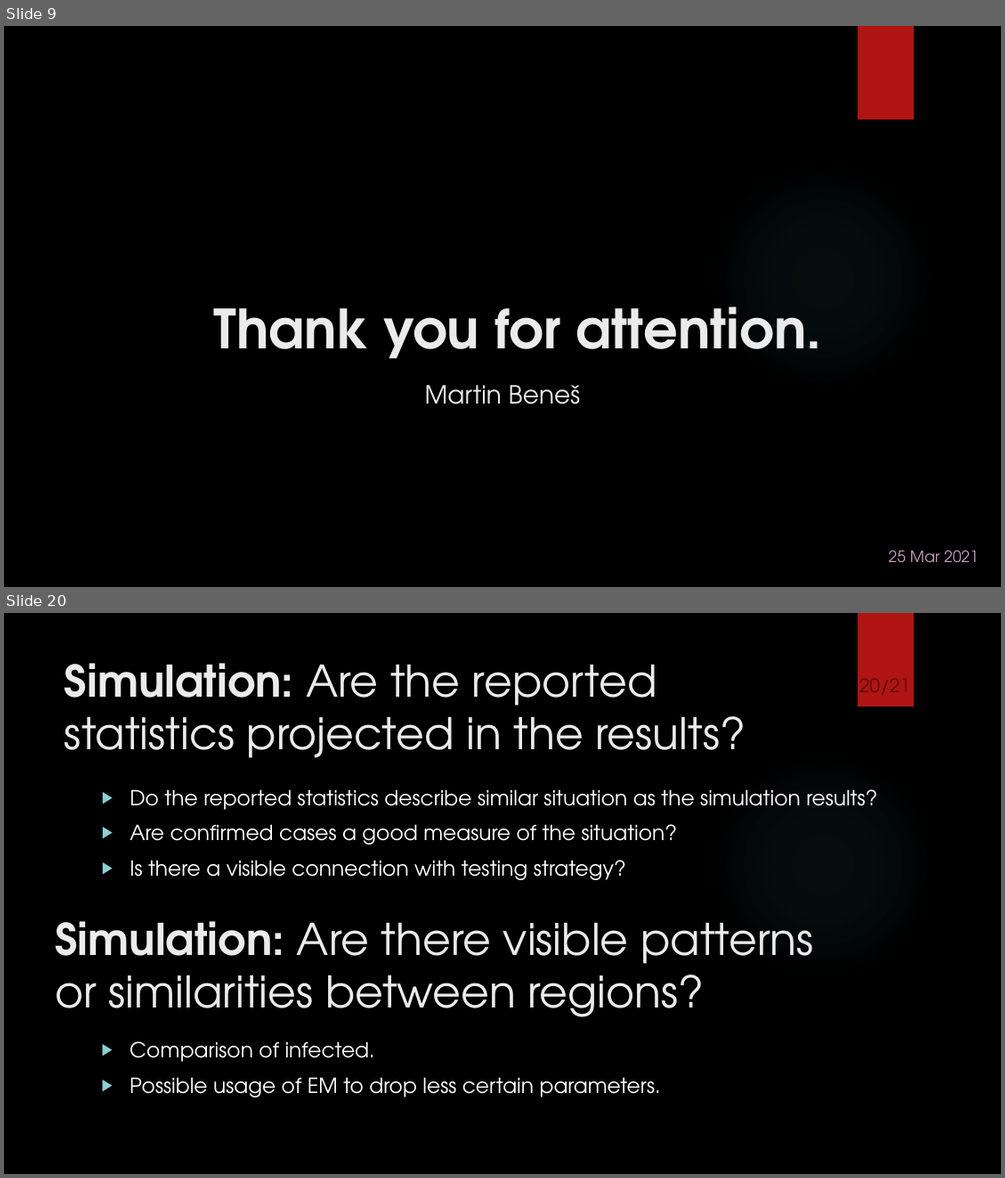
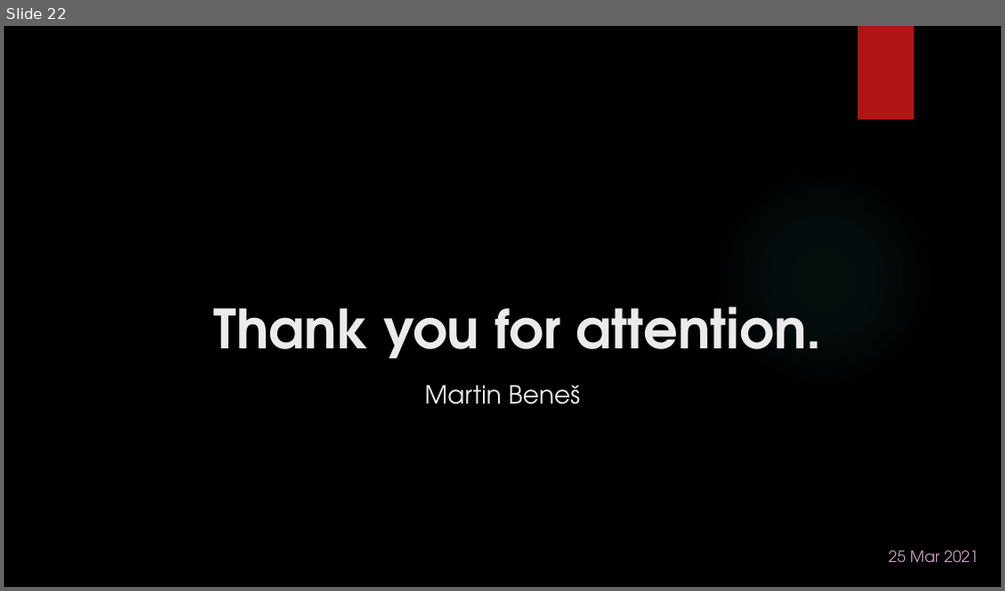
Before and after one commit to martinbenes1996/732A64, a slide deck: text/midterm.pptx. Shown one above the other, each under a label of ours: slides 9 and 20 before the commit, slide 22 after it; the slides between them are not shown. The pictures are 1005x1178 and 1005x591 pixels, drawn with LibreOffice and Linux fonts; fonts in the diff are those of the drawing; background and template pictures are left out. Boxes give left, top, right and bottom in pixels: in the first picture for what was removed or moved away, otherwise in the second. Text is boxed around its words. In the diff, an @@ line names an element or a change of style, - is before the commit and + after.

```diff
--- a/text/midterm.pptx
+++ b/text/midterm.pptx
@@ slide 20 removed at [4,613,1001,1174], background picture (left out); not listed: 2 template elements that a slide beside it also shows @@
@@ page number removed at [850,637,919,699] @@
-20/21
@@ title removed at [65,663,745,758] @@
-Simulation: Are the reported statistics projected in the results?
@@ text removed at [129,789,877,880] @@
-▶ Do the reported statistics describe similar situation as the simulation results?
-▶ Are confirmed cases a good measure of the situation?
-▶ Is there a visible connection with testing strategy?
@@ text removed at [55,921,813,1017] @@
-Simulation: Are there visible patterns or similarities between regions?
@@ text removed at [129,1041,661,1097] @@
-▶ Comparison of infected.
-▶ Possible usage of EM to drop less certain parameters.
@@ what was slide 9 is now slide 22 @@
```
Also in this commit, not shown: 8 slides changed, 11 slides added, 14 other slides removed, 19 other files.
